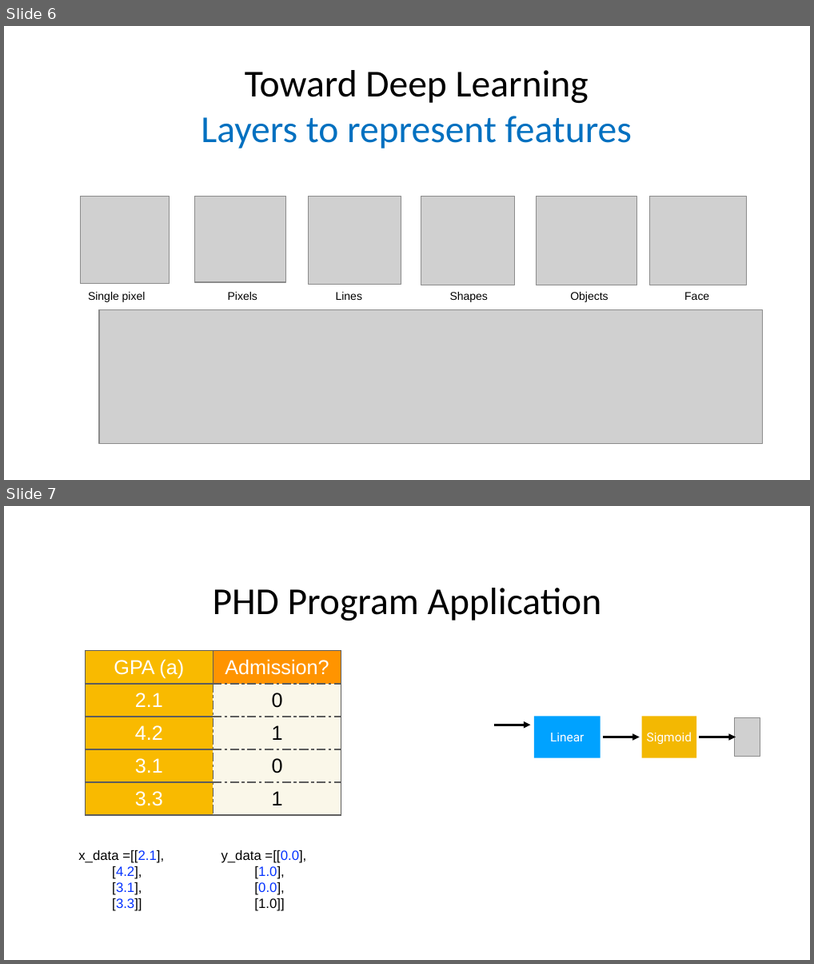
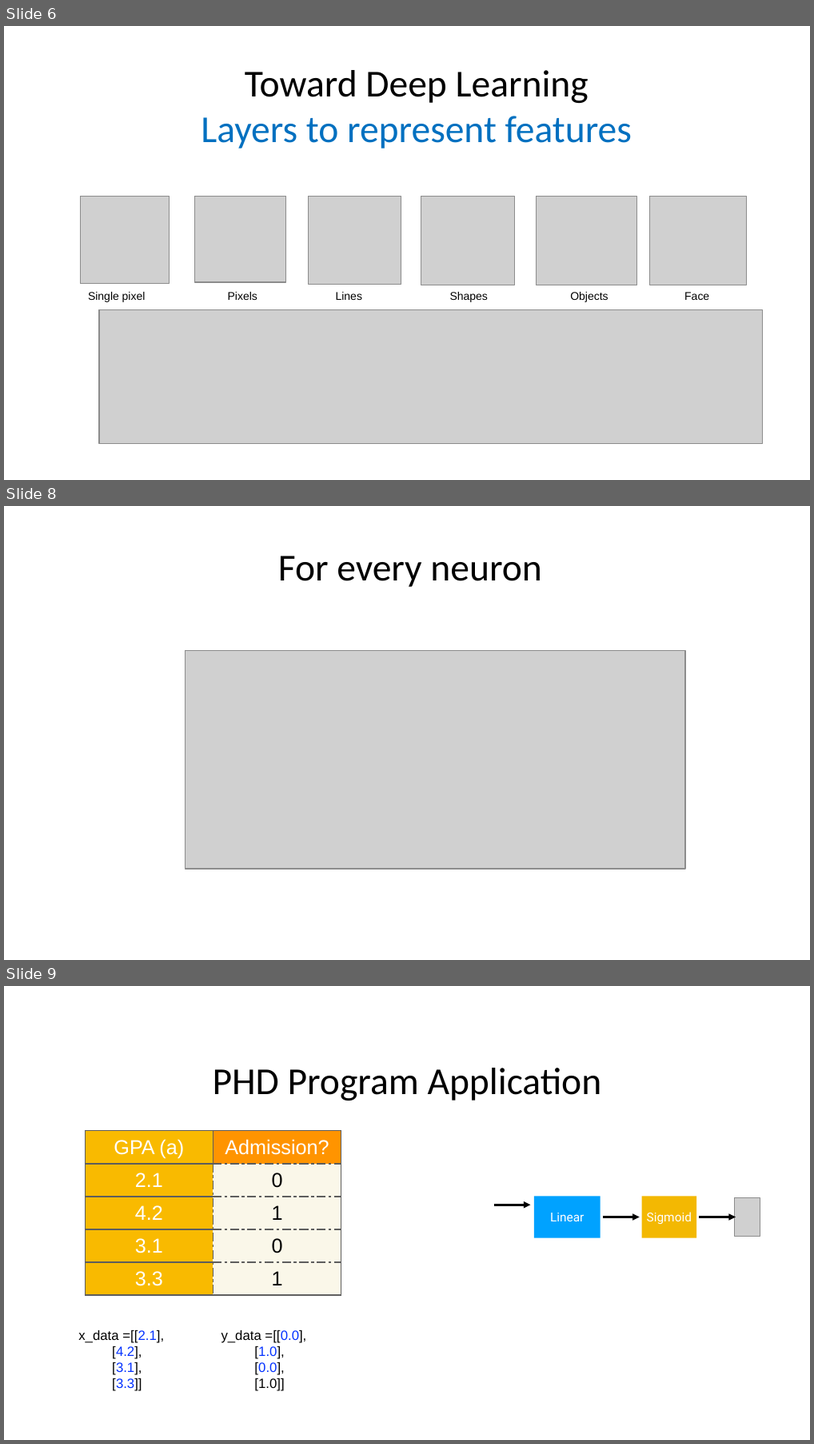
Before and after one commit to joshhu/chtpytorch, a slide deck: slides/Lecture 07_ Wide _ Deep.pptx. Shown one above the other, each under a label of ours: slides 6 and 7 before the commit, slides 6, 8 and 9 after it; the slides between them are not shown. The pictures are 814x964 and 814x1444 pixels, drawn with LibreOffice and Linux fonts; fonts in the diff are those of the drawing; grey boxes stand for pictures; background and template pictures are left out. Boxes give left, top, right and bottom in pixels: in the first picture for what was removed or moved away, otherwise in the second. Text is boxed around its words. In the diff, an @@ line names an element or a change of style, - is before the commit and + after.

```diff
--- a/slides/Lecture 07_ Wide _ Deep.pptx
+++ b/slides/Lecture 07_ Wide _ Deep.pptx
@@ slide 8 added at [4, 506, 810, 960], background #FFFFFF @@
@@ title added at [278, 556, 542, 587], 34 pt, text #000000 @@
+For every neuron
@@ picture added at [185, 650, 686, 869] @@
@@ what was slide 7 is now slide 9 @@
```
Also in this commit, not shown: 7 other slides added, 7 other files.
